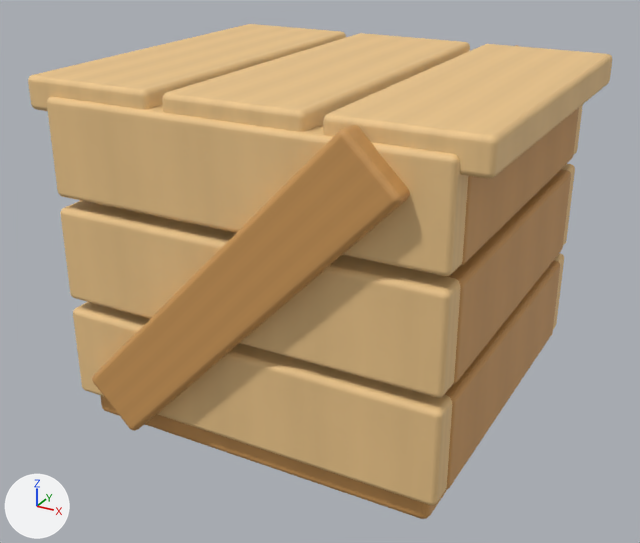
The glTF model Web/public/art/items/CRATE.glb, before and after one commit.
Rendered twice from a 50 mm camera at (0.553, -1.051, 0.702) aimed at (-0.009, -0.03, 0.191). Every picture has the same lights, and +X, +Y and +Z are marked at lower left. The first picture is the older version. Vertices at exactly the same position are counted once.

The first picture shows 'CRATE'.
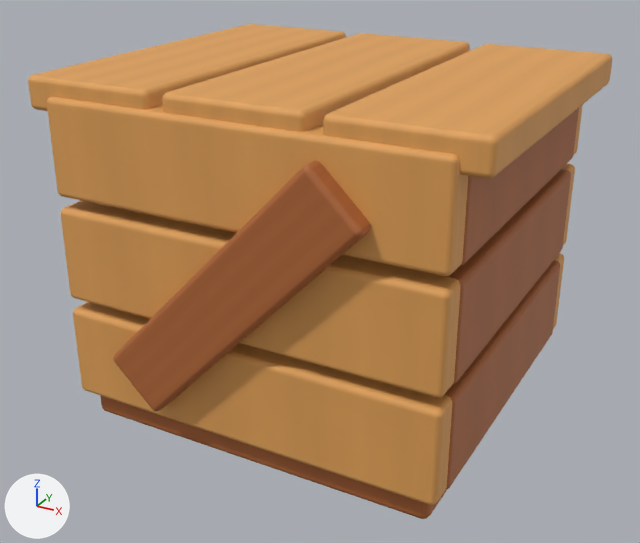
Location of each change, (x1, y1, x2, y2) in pixels of the pictures (640 x 543 px; the box of a moved part takes in the faces that stretch with it):
'CRATE', surface changed, reshaped
    both: (28, 24, 612, 519)
part 1 of me_crate, moved or reshaped
    before: (339, 125, 410, 204)
    after: (302, 161, 371, 238)
part 2 of me_crate, moved or reshaped
    before: (93, 132, 407, 430)
    after: (114, 169, 366, 411)
part 3 of me_crate, moved or reshaped
    before: (92, 378, 135, 431)
    after: (113, 357, 157, 411)

What changed in the scene script:
```text
Change mat_wood_light_classic:
    where n2 = _N.new('ShaderNodeMix'); n2.name = 'Mix'
    n2.inputs[7].default_value: (0.9, 0.6, 0.27, 1.0) -> (0.79, 0.376, 0.102, 1.0)  # 'B', beige #f3cb8e -> 'B', orange #e6a55a
Change mat_wood_classic:
    where n2 = _N.new('ShaderNodeMix'); n2.name = 'Mix'
    n2.inputs[7].default_value: (0.66, 0.34, 0.105, 1.0) -> (0.456, 0.141, 0.038, 1.0)  # 'B', orange #d49e5b -> 'B', orange #b46937
Change me_crate:
    where me_crate.from_pydata(...)  # 3924 vertices, 7776 faces; spans x -0.305..0.305, y -0.289..0.289, z 0.0..0.482
    used by ob_crate; parent = ob_wreckabulary_exportroot; location = (0.0, 0.0, 0.0); rotation_euler = (0.0, 0.0, -3.142), in degrees (0, 0, -180)
    me_crate part 1: 97 of the vertices in x 0.151..0.222, y -0.289..-0.255, z 0.409..0.478 are moved by (-0.042, 0.0, -0.044)
    me_crate part 2: 23 of the vertices in x -0.034..0.034, y -0.289..-0.255, z 0.217..0.283 are moved by (-0.042, 0.0, -0.044)
    me_crate part 3: all 97 vertices in x -0.222..-0.151, y -0.289..-0.255, z 0.022..0.091 are moved by (0.042, 0.0, 0.044)
```
